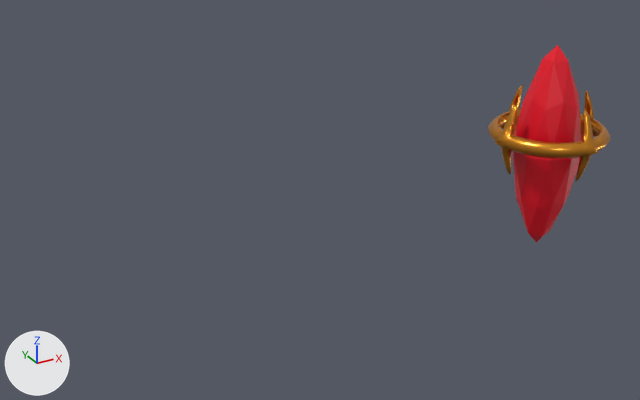
A saved change to the glTF model art/3d/props/floating_crystal.glb.
Camera for both pictures: a 50 mm camera at (-4.71, -18.34, 12.7) aimed at (5.59, 0.39, 3.34). Lighting does not change. The marker at lower left points along +X, +Y and +Z. Where no turn or scale is listed for an object, it has been applied to the vertices. Vertices at the same position are counted once.

Names of what the first picture shows: 'crystal', 'ring'.
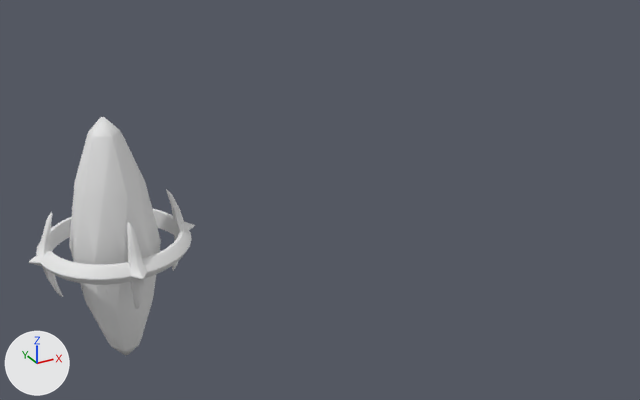
ob_floating_crystal is not drawn itself; it is the parent of ob_ring.

Pixel boxes (x1, y1, x2, y2) of what changed, in the pictures (640 x 400 px):
'gem', added
    after: (69, 117, 161, 355)
'ring', recoloured, reshaped, moved (35% wider, 25% taller)
    before: (488, 85, 611, 181)
    after: (29, 189, 195, 309)
'crystal', deleted (red)
    before: (512, 45, 582, 242)
part 1 of me_cylinder_005, built on
    before: (488, 85, 611, 181)
    after: (29, 189, 195, 309)
part 2 of me_cylinder_005, recoloured
    before: (498, 116, 602, 180)
    after: (58, 211, 173, 293)

What changed in the scene script:
```text
Change mat_crystal:
    mat_crystal.base_color: (0.8, 0.0, 0.0152) -> (0.8, 0.8, 0.8)  # red #e70021 -> white #e7e7e7
Change me_cylinder_005:
    used by ob_ring; parent = ob_floating_crystal; location = (0.0, 0.0, 4.087); scale = (-1.65, -1.65, -0.224)
    remove me_cylinder_005.from_pydata(...)  # 440 vertices, 880 faces; spans x -1.2..1.2, y -1.2..1.2, z -4.85..4.85
    add me_cylinder_005.from_pydata(...)  # 936 vertices, 1872 faces; spans x -1.18..1.18, y -1.18..1.18, z -4.78..4.78
    me_cylinder_005 part 1: 80 vertices moved from x -0.99..0.99, y -0.99..0.99, z -4.35..4.62 to x -0.99..0.99, y -0.99..0.99, z -4.35..4.35; 240 vertices removed from x -1.2..1.2, y -1.2..1.2, z -4.85..4.85; 736 vertices added at x -1.18..1.18, y -1.18..1.18, z -4.78..4.78
    me_cylinder_005 part 2: 73 faces spanning x -0.99..0.98, y -0.98..0.98, z -0.99..2.49 switch from mat_bronze (orange #e79935) to mat_crystal (white #e7e7e7)
Add me_cylinder_002:
    me_cylinder_002.from_pydata(...)  # 240 vertices, 476 faces; spans x -0.6..0.6, y -0.6..0.6, z -13.6..13.6
    me_cylinder_002.materials.append(mat_crystal)  # white #e7e7e7
Change ob_floating_crystal:
    ob_floating_crystal.location: (13.0, 0.0, 0.0) -> (0.0, 0.0, 0.0)
Remove ob_crystal:
    ob_crystal = bpy.data.objects.new('crystal', me_icosphere_004)
    ob_crystal.location = (13.0, 0.0, 3.59)
Change ob_ring:
    ob_ring.location: (0.0, 0.0, 4.087) -> (0.0, 0.0, 3.587)
Add ob_gem:
    ob_gem = bpy.data.objects.new('gem', me_cylinder_002)
    ob_gem.parent = ob_floating_crystal
    ob_gem.location = (0.0, 0.0, 3.587)
    ob_gem.scale = (-1.65, -1.65, -0.224)
```
